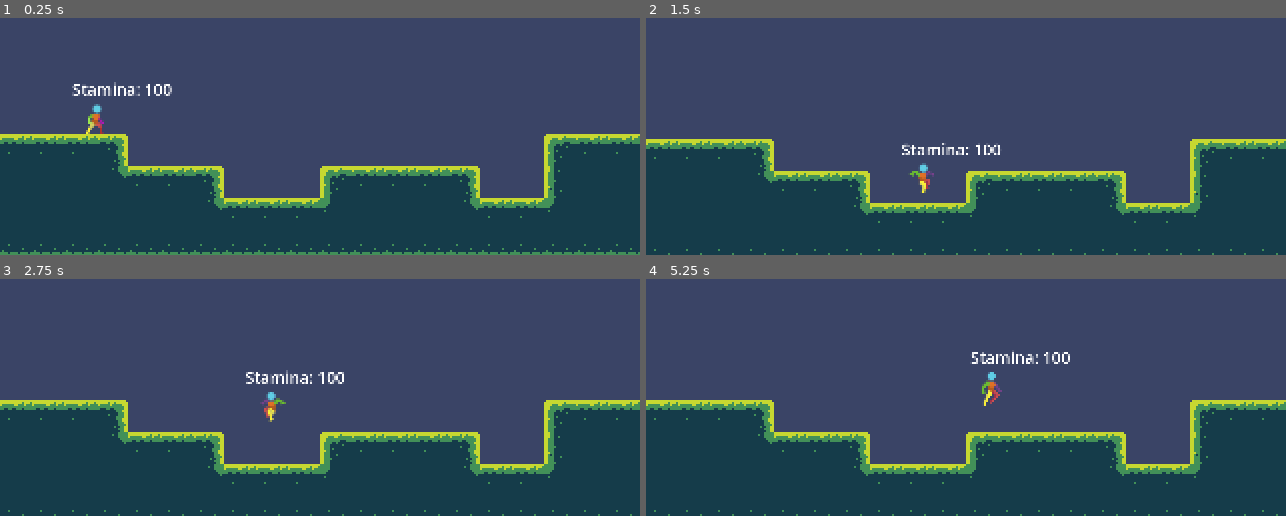
Above: before the commit, frames 1-4 (two rows, left to right).
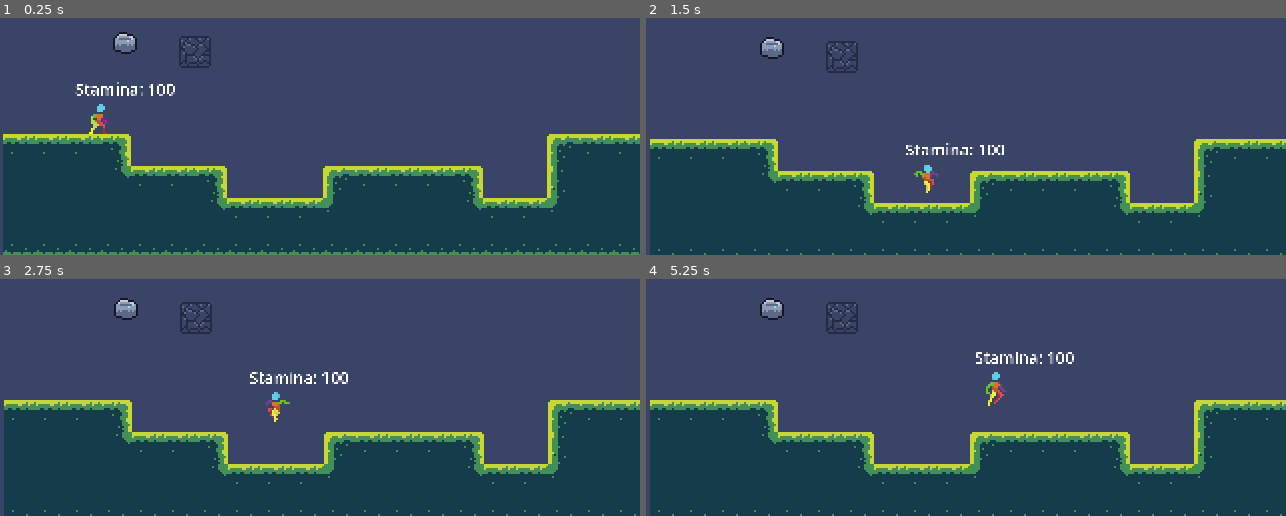
Above: after the commit, the same moments.

Repository: Notgoyome/base-godot
Game: Godot game, scene res://scenes/main2.tscn
The game is run twice, just before and just after one commit, with the same random seed, the same clock (stepped at 60 frames per second) and the same inputs. This scene is started directly instead of the project's main scene.
Inputs:
- Up to frame 1 (0.25 s): no input
- Up to frame 2 (1.5 s): hold D (right) from 0.53 s (still down); tap Space (jump) at 0.6, 0.77, 1.07 s; tap V (climb) at 1.35 s
- Up to frame 3 (2.75 s): tap Space (jump) at 1.52, 1.55, 1.82, 2.3 s; release D (right) at 2.03 s; hold A (left) from 2.03 s (still down); tap J (dash) at 2.1 s
- Up to frame 4 (5.25 s): release A (left) at 2.78 s; hold D (right) 2.78-4.28 s; tap Space (jump) at 2.85, 3.02, 3.32, 3.77, 3.8, 4.07, 4.52, 4.55, 4.82, 5.1 s; tap V (climb) at 3.6 s; hold A (left) 4.28-5.03 s; tap J (dash) at 4.35 s; hold D (right) from 5.03 s (still down)

The runs differ from the first frame. In frame 1, 4.5% of the frame differs, in the area x 0-100%, y 5-100%; in frame 2, 4.5%; in frame 3, 4.6%; in frame 4, 4.7%, in the area x 0-100%, y 8-100%.

Commit message:
FIX friction and acceleration on moving object

Diff:
--- a/entities/player/player.gd
+++ b/entities/player/player.gd
@@ -3,8 +3,10 @@
 class_name Player
 
 # movement
-@export var acceleration = 300
-@export var friction = 500
+@export var acceleration = 800
+@export var friction = 10
+@export var air_friction = 10
+@export var ground_friction = 500
 @export var max_speed = 100
 var actual_max_speed = 0
 
@@ -40,6 +42,8 @@
 @onready var jump_buffer : JumpBufferComponent = $JumpBufferComponent
 
 func _ready() -> void:
+	platform_on_leave = PLATFORM_ON_LEAVE_ADD_VELOCITY
+	# platform_on_leave = PLATFORM_ON_LEAVE_ADD_VELOCITY
 	actual_max_speed = max_speed
 	pass
 
@@ -50,7 +54,11 @@
 	apply_movement(delta, input_vector)
 	apply_gravity(delta)
 	handle_jump()
-	move_and_slide()
+	var res = move_and_slide()
+	for i in range(get_slide_collision_count()):
+		var node = get_slide_collision(i).get_collider()
+		if node.has_method("trigger"):
+			node.trigger()
 
 
 func _process(delta: float) -> void:
@@ -80,15 +88,25 @@
 
 # Apply movement acceleration or friction
 func apply_movement(delta: float, input_vector: Vector2) -> void:
-	if can_move:
+	if can_move and input_vector != Vector2.ZERO:
 		if has_acceleration:
-			velocity.x = velocity.move_toward(input_vector * actual_max_speed, acceleration * delta).x
-		else:
-			velocity.x = input_vector.x * actual_max_speed
+			var new_x = velocity.move_toward(input_vector * actual_max_speed, acceleration * delta).x
+
+			if sign(input_vector.x) != sign(velocity.x):
+				velocity.x = new_x
+
+			if abs(new_x) > abs(velocity.x):
+				velocity.x = new_x
+
+		# else:
+		# 	velocity.x = input_vector.x * actual_max_speed
 		is_moving = true
 	if input_vector == Vector2.ZERO:
-		if has_friction and can_jump and jump_buffer.jump_requested == false:
+		if has_friction and jump_buffer.jump_requested == false:
+			print(velocity)
 			velocity.x = velocity.move_toward(Vector2.ZERO, friction * delta).x
+			if velocity != Vector2.ZERO:
+				print(velocity, friction * delta)
 		is_moving = false
 
 # Handle jumping logic
@@ -96,6 +114,7 @@
 	if can_jump and jump_buffer.jump_requested:
 		velocity.y = jump_velocity
 		jump_buffer.jump_requested = false
+		velocity.x -= get_platform_velocity().x * 0.2
 	if Input.is_action_just_released("jump") and velocity.y < 0:
 		velocity.y *= 0.5
 
--- a/entities/player/player.tscn
+++ b/entities/player/player.tscn
@@ -230,7 +230,10 @@
 scale = Vector2(0.5, 0.5)
 safe_margin = 0.1
 script = ExtResource("1_t02a2")
-fall_time = 0.2
+friction = 100
+air_friction = 400
+ground_friction = 1200
+fall_time = 0.1
 
 [node name="Animation" type="AnimatedSprite2D" parent="."]
 sprite_frames = SubResource("SpriteFrames_wqnge")
--- a/entities/player/states/air.gd
+++ b/entities/player/states/air.gd
@@ -14,7 +14,9 @@
 func enter() -> void:
 	# player.has_friction = false
 	# player.has_acceleration = false
-	player.friction = 100
+	player.friction = player.air_friction
+	print(player.air_friction)
+	player.has_friction = true
 	# player.acceleration = 750
 	old_speed = player.max_speed
 	player.max_speed = player.max_speed
@@ -24,6 +26,7 @@
 	update_animation()
 
 func process(delta: float) -> void:
+	print(player.has_friction)
 	if player.can_climb and player.request_climb and int(player.climb_stamina) > 0:
 		print("go", player.climb_stamina)
 		emit_signal("state_finished", self, "climbing")
--- a/entities/player/states/ground.gd
+++ b/entities/player/states/ground.gd
@@ -6,7 +6,7 @@
 func enter() -> void:
 	player.has_acceleration = true
 	player.has_friction = true
-	player.friction = 800
+	player.friction = player.ground_friction
 	player.acceleration = 1200
 	player.can_jump = true
 	player.climb_stamina = player.max_climb_stamina
--- /dev/null
+++ b/rigid/flip_flop_movement.tscn
@@ -0,0 +1,56 @@
+[gd_scene load_steps=4 format=3 uid="uid://bxtnsmnp5xkl8"]
+
+[ext_resource type="Texture2D" uid="uid://dyvmxsgpma7xq" path="res://assets/fallable.png" id="1_s2gly"]
+
+[sub_resource type="GDScript" id="GDScript_xgsn5"]
+script/source = "extends AnimatableBody2D
+class_name TriggerMove
+var velocity = Vector2i(200, 0)
+var enabled = false
+# Called when the node enters the scene tree for the first time.
+func _ready():
+
+	pass # Replace with function body.
+
+func trigger():
+	enabled = true
+
+# Called every frame. 'delta' is the elapsed time since the previous frame                      .
+func _process(delta):
+	pass
+
+func _physics_process(delta):
+
+
+	if enabled:
+		var collision = move_and_collide(velocity * delta)
+
+		if collision is Player:
+			print(\"col\")
+
+func _on_area_2d_body_entered(body):
+	if body is TileMapLayer:
+		velocity = Vector2(0,0)
+	if body is Player:
+		print(\"PLAYER !!\")
+	pass # Replace with function body.
+
+"
+
+[sub_resource type="RectangleShape2D" id="RectangleShape2D_ap566"]
+size = Vector2(16, 16)
+
+[node name="AnimatableBody2D" type="AnimatableBody2D"]
+position = Vector2(76, 130)
+collision_layer = 3
+collision_mask = 3
+sync_to_physics = false
+script = SubResource("GDScript_xgsn5")
+
+[node name="CollisionShape2D" type="CollisionShape2D" parent="."]
+position = Vector2(2, -1)
+shape = SubResource("RectangleShape2D_ap566")
+
+[node name="Fallable" type="Sprite2D" parent="."]
+position = Vector2(2, -1)
+texture = ExtResource("1_s2gly")
--- a/scenes/main.tscn
+++ b/scenes/main.tscn
@@ -19,12 +19,12 @@
 
 [node name="Node2D" type="Node2D"]
 
+[node name="Camera2D2" parent="." instance=ExtResource("11_vxfe0")]
+
 [node name="SubViewportContainer" type="SubViewportContainer" parent="."]
 texture_filter = 1
 offset_right = 322.0
 offset_bottom = 182.0
-
-[node name="Camera2D2" parent="SubViewportContainer" instance=ExtResource("11_vxfe0")]
 
 [node name="SubViewport" type="SubViewport" parent="SubViewportContainer"]
 handle_input_locally = false
--- a/scenes/main2.tscn
+++ b/scenes/main2.tscn
@@ -7,13 +7,15 @@
 
 [node name="SubViewportContainer" type="SubViewportContainer" parent="."]
 texture_filter = 1
-offset_right = 322.0
-offset_bottom = 182.0
+offset_left = 2.0
+offset_right = 2002.0
+offset_bottom = 512.0
 
 [node name="Camera2D2" parent="SubViewportContainer" instance=ExtResource("2_dx5xe")]
 
 [node name="SubViewport" type="SubViewport" parent="SubViewportContainer"]
 handle_input_locally = false
+canvas_item_default_texture_filter = 0
 size = Vector2i(2000, 512)
 render_target_update_mode = 4
 
--- a/scenes/rooms/room1/room_1.tscn
+++ b/scenes/rooms/room1/room_1.tscn
@@ -1,8 +1,10 @@
-[gd_scene load_steps=4 format=3 uid="uid://cg8i2p1in6d1o"]
+[gd_scene load_steps=6 format=3 uid="uid://cg8i2p1in6d1o"]
 
 [ext_resource type="PackedScene" uid="uid://bs2isa3v438qd" path="res://scenes/rooms/room.tscn" id="1_d0kxy"]
 [ext_resource type="PackedScene" uid="uid://b7v2o7xbtywyu" path="res://scenes/rooms/room1/screen_1.tscn" id="2_bwe2d"]
 [ext_resource type="PackedScene" uid="uid://nt3d82ih3r0a" path="res://scenes/rooms/room1/screen_2.tscn" id="3_vwddx"]
+[ext_resource type="PackedScene" uid="uid://bxtnsmnp5xkl8" path="res://rigid/flip_flop_movement.tscn" id="4_6thnv"]
+[ext_resource type="PackedScene" uid="uid://bhfg1btolqofi" path="res://rigid/hold_large.tscn" id="5_s82pu"]
 
 [node name="Room" instance=ExtResource("1_d0kxy")]
 
@@ -11,3 +13,13 @@
 
 [node name="Room2" parent="." index="1" instance=ExtResource("3_vwddx")]
 position = Vector2(320, -8)
+
+[node name="Player" parent="." index="2"]
+fall_time = 0.3
+
+[node name="AnimatableBody2D" parent="." index="3" instance=ExtResource("4_6thnv")]
+position = Vector2(94, 80)
+constant_linear_velocity = Vector2(2.08165e-12, 2.08165e-12)
+
+[node name="Area2D" parent="." index="4" instance=ExtResource("5_s82pu")]
+position = Vector2(61, 75)
